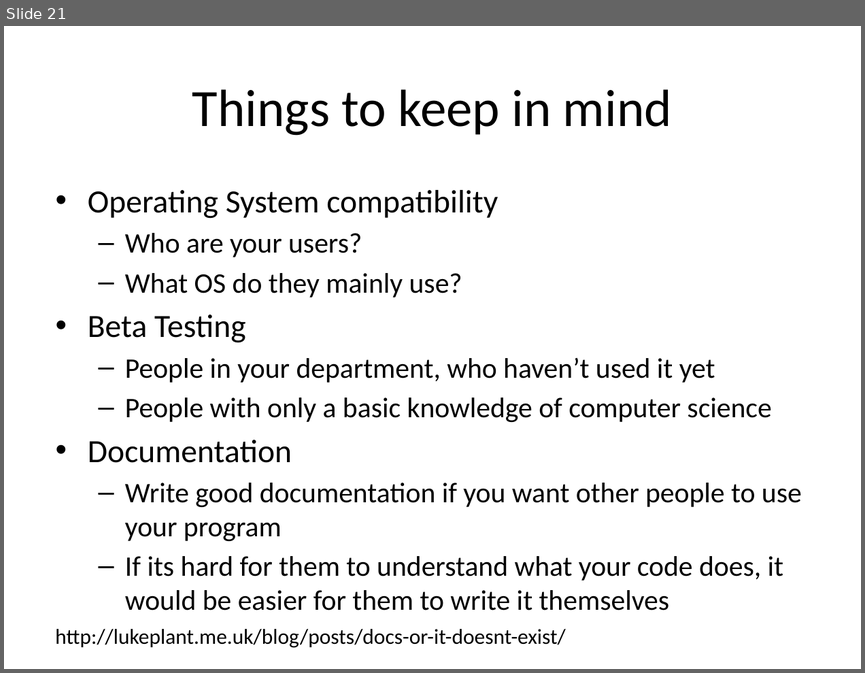
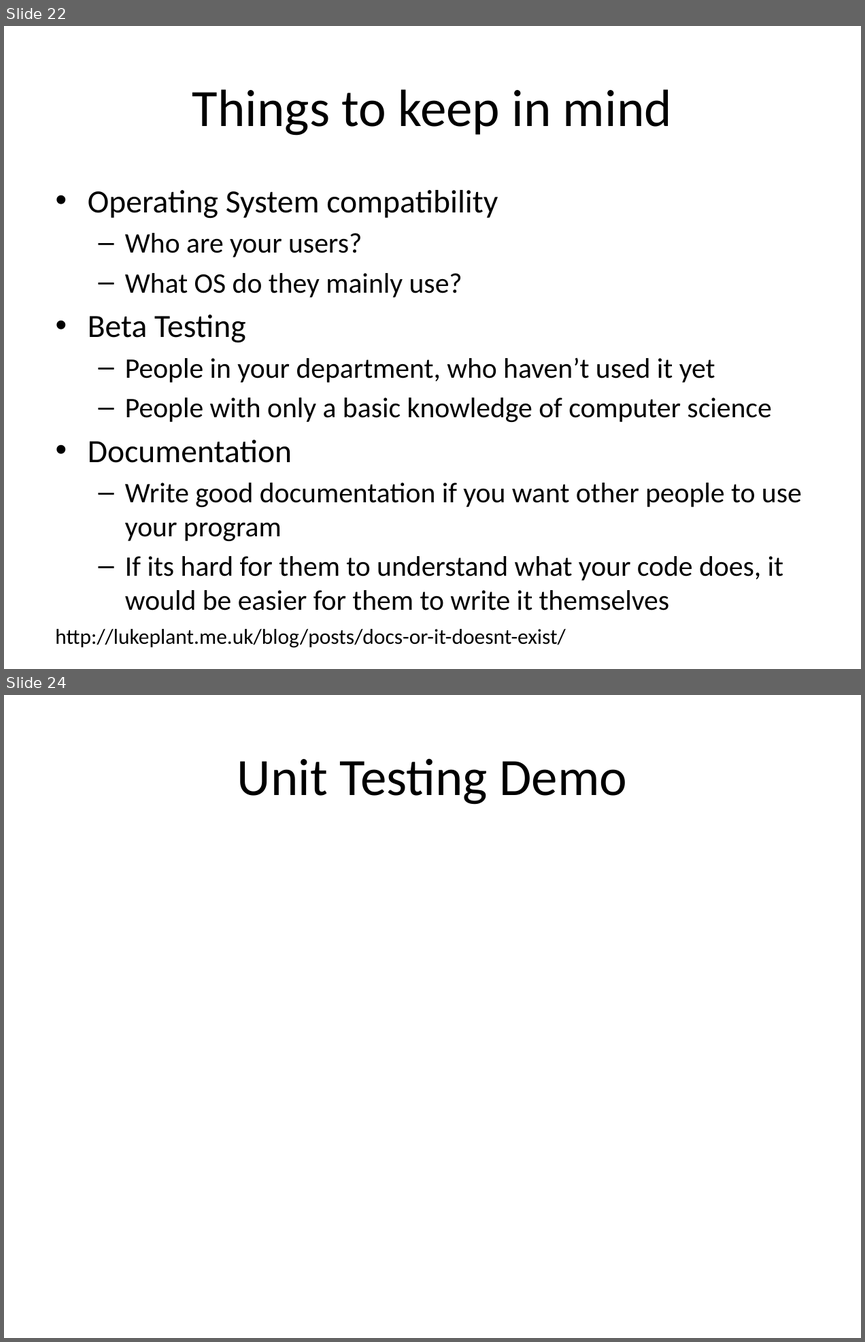
Before and after one commit to lkloh/USArray, a slide deck: BasicsOfCoding/BasicsOfCoding.pptx. Shown one above the other, each under a label of ours: slide 21 before the commit, slides 22 and 24 after it; the slides between them are not shown. The pictures are 865x673 and 865x1342 pixels, drawn with LibreOffice and Linux fonts; fonts in the diff are those of the drawing. Boxes give left, top, right and bottom in pixels: in the first picture for what was removed or moved away, otherwise in the second. Text is boxed around its words. In the diff, an @@ line names an element or a change of style, - is before the commit and + after.

Commit message:
unit testing

```diff
--- a/BasicsOfCoding/BasicsOfCoding.pptx
+++ b/BasicsOfCoding/BasicsOfCoding.pptx
@@ slide 24 added at (4, 695, 861, 1338), background #FFFFFF @@
@@ title added at (237, 758, 628, 804), 44 pt, text #000000 @@
+Unit Testing Demo
@@ what was slide 21 is now slide 22 @@
```
Also in this commit, not shown: 7 slides changed, 3 other slides added, 1 slide removed.
